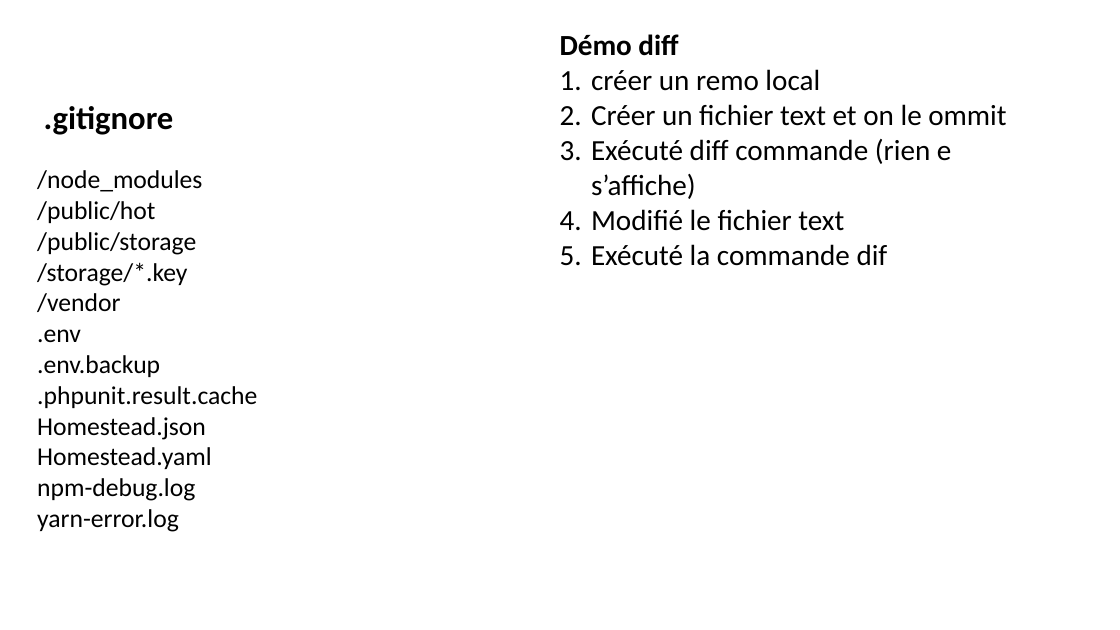
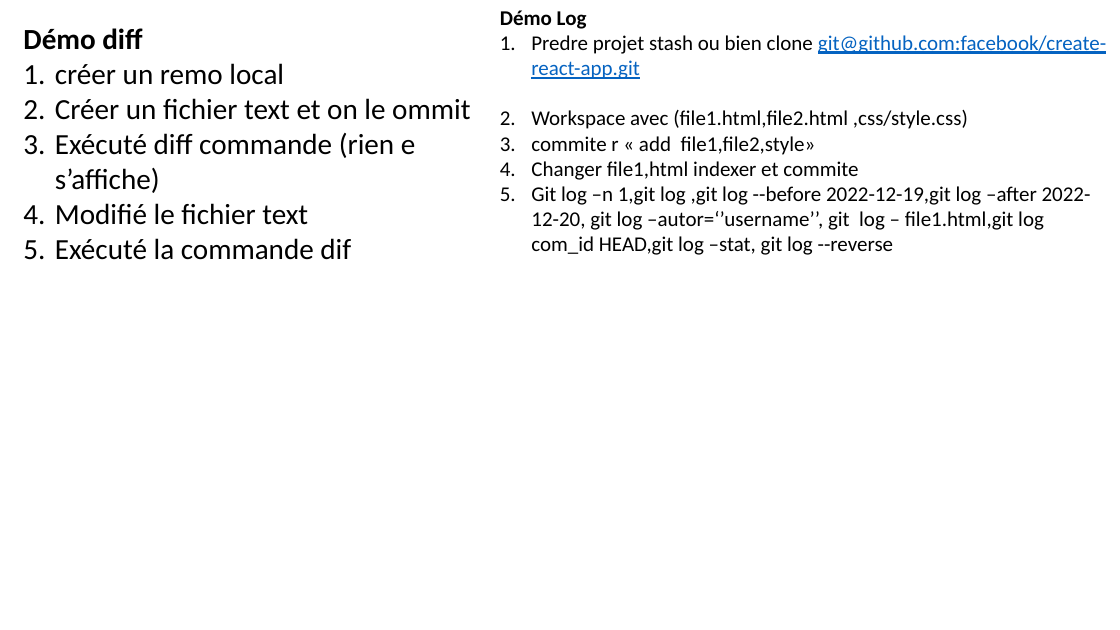
Before and after one commit to belakebiboussad/form, a slide deck: slide 33 of Formation Git.pptx (slide 36 before the commit). Drawn at 1120x630 pixels with LibreOffice and Linux fonts; fonts in the diff are those of the drawing. Boxes give left, top, right and bottom in pixels: in the first picture for what was removed or moved away, otherwise in the second. Text is boxed around its words. In the diff, an @@ line names an element or a change of style, - is before the commit and + after.

```diff
--- a/Formation Git.pptx
+++ b/Formation Git.pptx
@@ text "Démo diff": place and size @@
-text "Démo diff" at bbox=[560, 34, 1006, 266]
+text "Démo diff" at bbox=[23, 28, 470, 260]
@@ text added at bbox=[500, 10, 1106, 255], 18 pt, text #000000 @@
+Démo Log
+1. Predre projet stash ou bien clone git@github.com:facebook/create-react-app.git
+2. Workspace avec (file1.html,file2.html ,css/style.css)
+3. commite r « add file1,file2,style»
+4. Changer file1,html indexer et commite
+5. Git log –n 1,git log ,git log --before 2022-12-19,git log –after 2022-12-20, git log –autor=‘’username’’, git log – file1.html,git log com_id HEAD,git log –stat, git log --reverse
@@ text removed at bbox=[44, 106, 174, 135] @@
-.gitignore
@@ text removed at bbox=[37, 170, 257, 532] @@
-/node_modules
-/public/hot
-/public/storage
-/storage/*.key
-/vendor
-.env
-.env.backup
-.phpunit.result.cache
-Homestead.json
-Homestead.yaml
-npm-debug.log
-yarn-error.log
```
Also in this commit, not shown: 6 other slides changed, 1 slide added, 2 slides removed, 1 other file.
